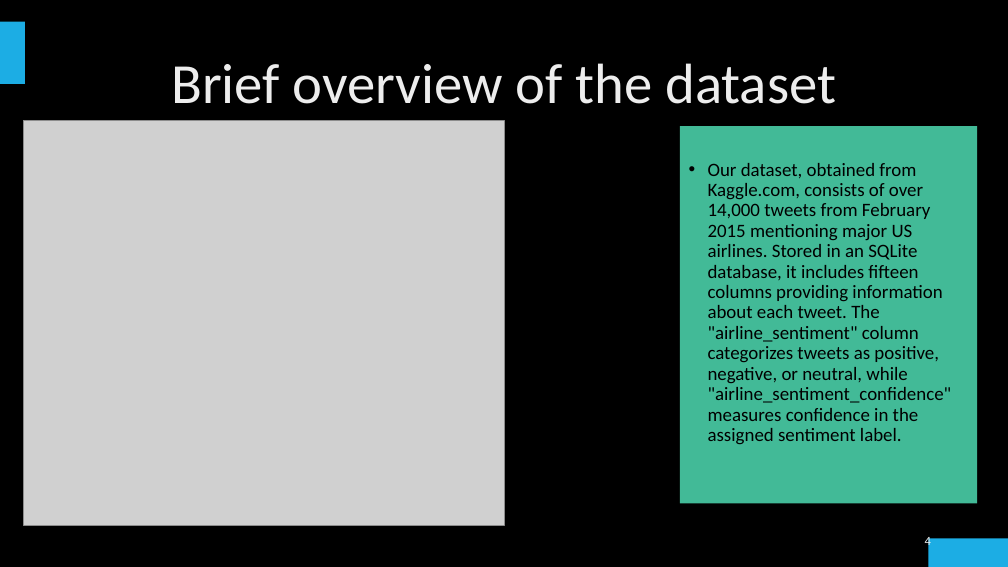
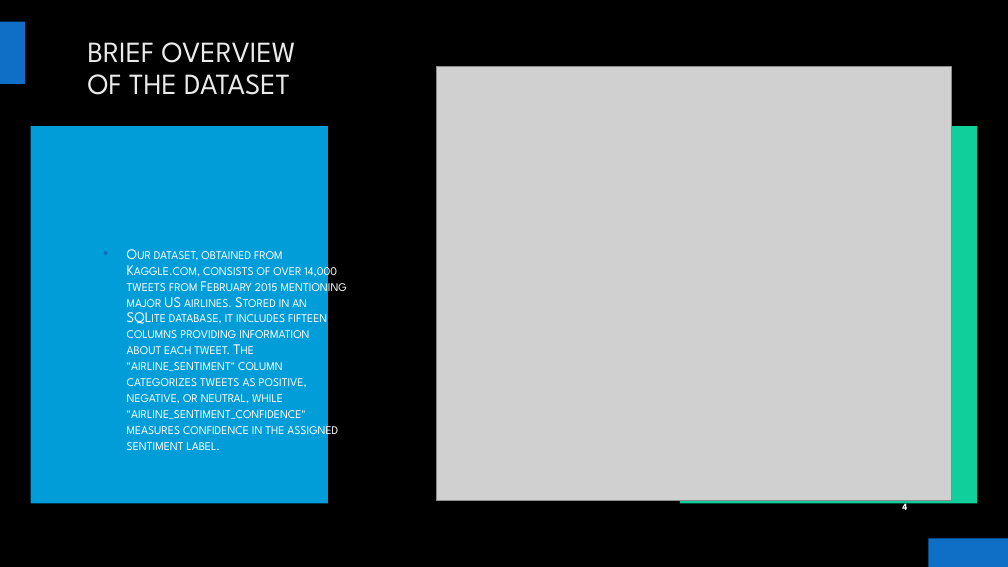
Before and after one commit to ElDon2308/Airline-Sentiment-Analysis, a slide deck: slide 4 of Airline Sentiment Analysis Presentation.pptx. Drawn at 1008x567 pixels with LibreOffice and Linux fonts; fonts in the diff are those of the drawing; grey boxes stand for pictures; background and template pictures are left out. Boxes give left, top, right and bottom in pixels: in the first picture for what was removed or moved away, otherwise in the second. Text is boxed around its words. In the diff, an @@ line names an element or a change of style, - is before the commit and + after.

```diff
--- a/Airline Sentiment Analysis Presentation.pptx
+++ b/Airline Sentiment Analysis Presentation.pptx
@@ rectangle at <box>0,21,25,84</box>: fill #1CADE4 to #0F6FC6 @@
@@ title at <box>88,42,296,95</box>: text changed; size 54 to 27.9 pt; font Calibri to League Spartan; text colour gradient #DEDEDE to #EDEDED to #FFFFFF to #EBEBEB @@
-Brief overview of the dataset
+BRIEF OVERVIEW OF THE DATASET
@@ picture: place and size @@
-picture at <box>23,120,504,526</box>
+picture at <box>436,67,952,501</box>
@@ rectangle added at <box>31,126,328,504</box>, fill #009DD9 @@
@@ rectangle at <box>680,126,977,504</box>: fill #42BA97 to #10CF9B @@
@@ text "Our dataset, obtained from Kaggle.com, ...": place and size @@
-text "Our dataset, obtained from Kaggle.com, ..." at <box>708,163,952,444</box>
+text "Our dataset, obtained from Kaggle.com, ..." at <box>127,251,347,450</box>
@@ text "Our dataset, obtained from Kaggle.com, ..." at <box>127,251,347,450</box>: size 18 to 14 pt, font Calibri to League Spartan, text colour #000000 to #FFFFFF, small capitals on; indent changed; less space between paragraphs; vertical alignment top to middle @@
@@ page number: place and size @@
-page number at <box>925,535,931,549</box>
+page number at <box>902,501,907,514</box>
@@ page number at <box>902,501,907,514</box>: size 12 to 9 pt, font Calibri to League Spartan, text colour gradient #9E9E9E to #EDEDED to #FFFFFF to #FFFFFF, bold on; more space between paragraphs; vertical alignment middle to bottom @@
@@ rectangle at <box>929,538,1008,567</box>: fill #1CADE4 to #0F6FC6 @@
```
Also in this commit, not shown: 13 other slides changed, 5 slides added, 1 slide removed.
